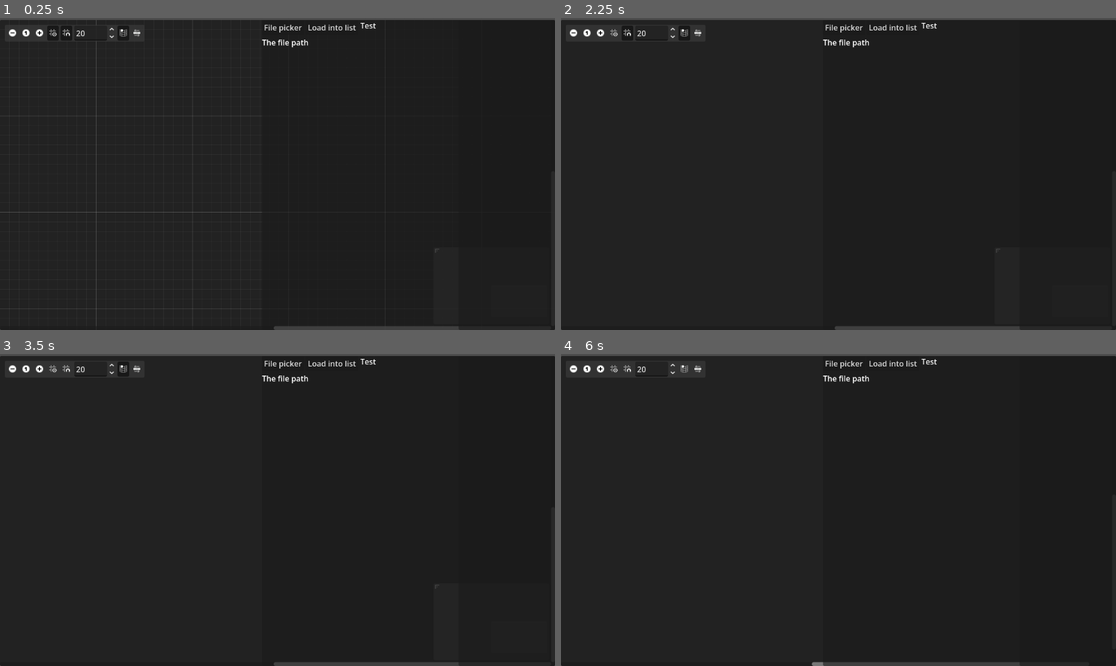
Above: before the commit, frames 1-4 (two rows, left to right).
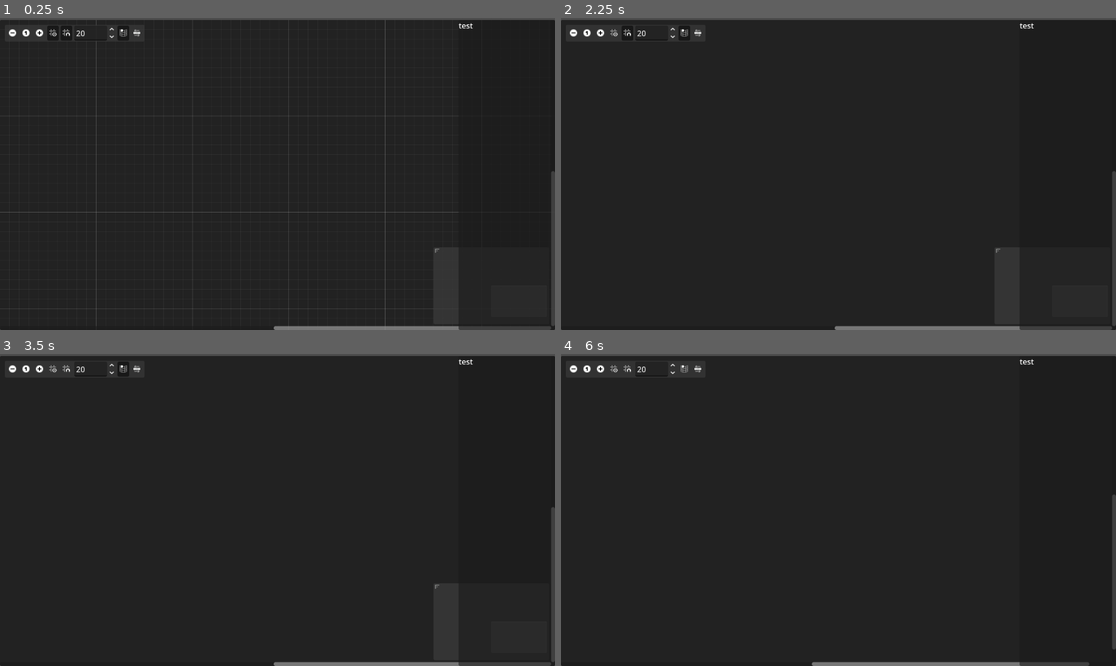
Above: after the commit, the same moments.

Repository: Digital-Decade/ARCHA
Game: Godot game, scene res://Host.tscn
Same seed, same stepped clock (60 frames per second), same inputs: the game is played once before the commit and once after it.
Inputs (mouse positions are in pixels of both pictures, inside the frame that each line leads up to):
- Up to frame 1 (0.25 s): no input
- Up to frame 2 (2.25 s): click (572, 33) at 0.5 s; click (599, 33) at 1.25 s; click (616, 33) at 2 s
- Up to frame 3 (3.5 s): click (66, 369) at 2.75 s
- Up to frame 4 (6 s): click (683, 369) at 3.5 s; click (699, 369) at 4.25 s; click (844, 363) at 5 s, where only the run before the commit has a clickable "File picker"; click (572, 369) at 5.75 s

The runs differ from the first frame. In frame 1, 0.9% of the frame differs, in the area x 47-100%, y 0-100%; in frame 2, 0.7%; in frame 3, 0.7%; in frame 4, 0.8%.
Error before the commit: Parse Error: Invalid argument for "reload()" function: argument 2 should be "Array[Object]" but is "Array[Script]". (res://Main.gd:11)

Commit message:
Minor changes

Diff:
--- a/Core systems 2.0/Rack.gd
+++ b/Core systems 2.0/Rack.gd
@@ -2,12 +2,12 @@
 class_name Rack
 
 
-func reload(rack_container: Node, nodules: Array[Object]) -> void:
+func reload(rack_container: Node, nodules: Array[Script]) -> void:
 	var rack := HBoxContainer.new()
 	for nodule in nodules:
 		var panel := VBoxContainer.new()
 		panel.custom_minimum_size = Vector2i(200, 0)
-		var rows: Array[Node] = get_nodule_panel(nodule)
+		var rows: Array = get_nodule_panel(nodule)
 		for row in rows:
 			panel.add_child(row)
 		rack.add_child(panel)
@@ -15,7 +15,5 @@
 		child.queue_free()
 	rack_container.add_child(rack)
 
-func get_nodule_panel(script: Script) -> Array[Node]:
-	var nodule: Nodule = script.new()
-	var result: Array = nodule.ui()
-	return result
+func get_nodule_panel(nodule: Script) -> Array:
+	return nodule.ui()
--- a/Core systems 2.0/Test data.gd
+++ b/Core systems 2.0/Test data.gd
@@ -1,4 +1,4 @@
 extends RefCounted
 class_name TestData
 
-static var content_scale := 2.5
+static var content_scale := 1.0  # 2.5
--- a/Host.tscn
+++ b/Host.tscn
@@ -1,6 +1,7 @@
 [gd_scene format=3 uid="uid://ru0sakxsvrm1"]
 
 [ext_resource type="Script" uid="uid://bm43u5vdatlqf" path="res://Main.gd" id="1_5x0fp"]
+[ext_resource type="Script" uid="uid://cyibm6pa80ulw" path="res://Nodes/Text printer.gd" id="2_uwlye"]
 
 [node name="Root" type="Control" unique_id=848467508 node_paths=PackedStringArray("rack_container")]
 layout_mode = 3
@@ -11,6 +12,7 @@
 grow_vertical = 2
 script = ExtResource("1_5x0fp")
 rack_container = NodePath("VBoxContainer/PanelContainer2/PanelContainer")
+panels = Array[Script]([ExtResource("2_uwlye")])
 
 [node name="VBoxContainer" type="VBoxContainer" parent="." unique_id=1656339549]
 layout_mode = 1
